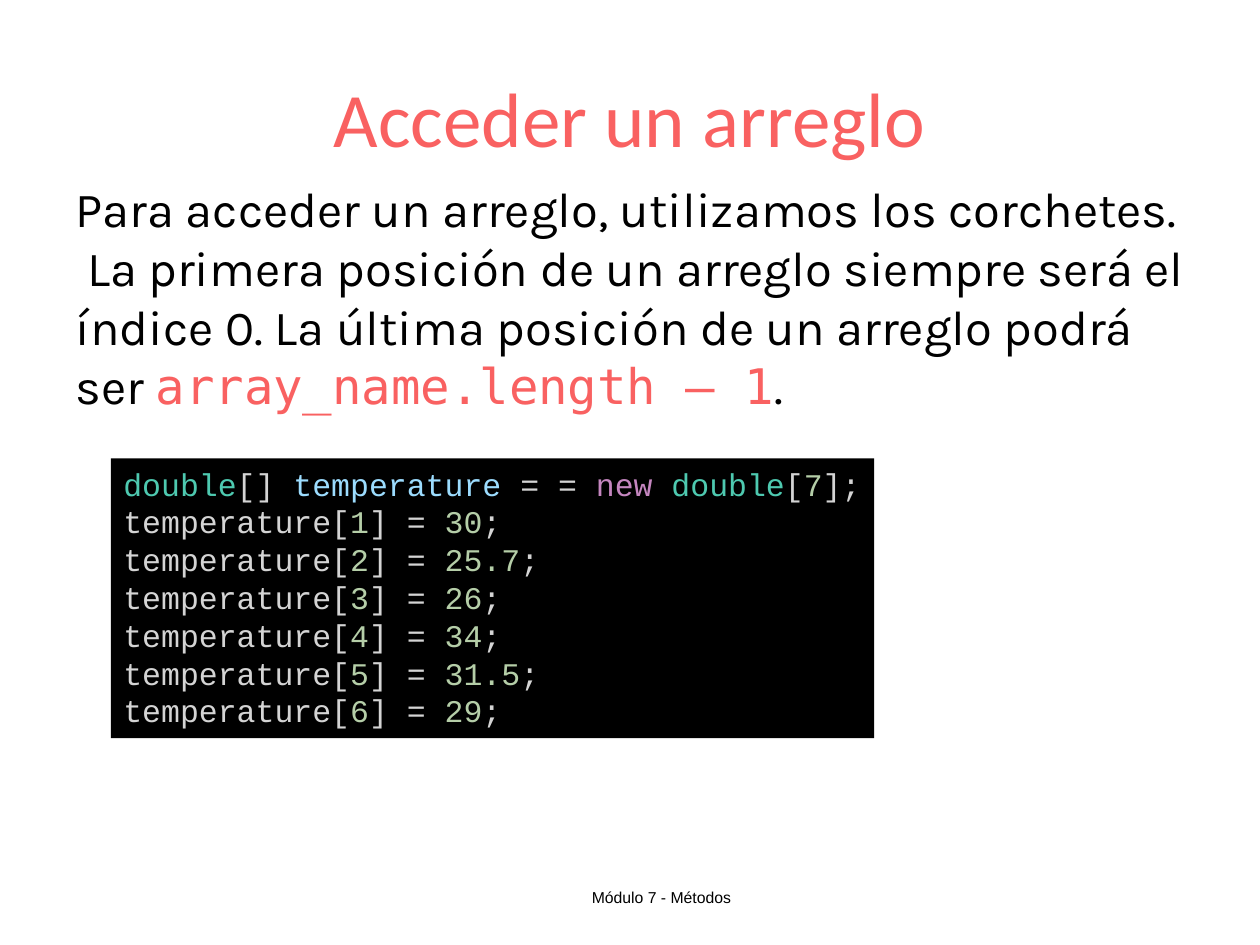
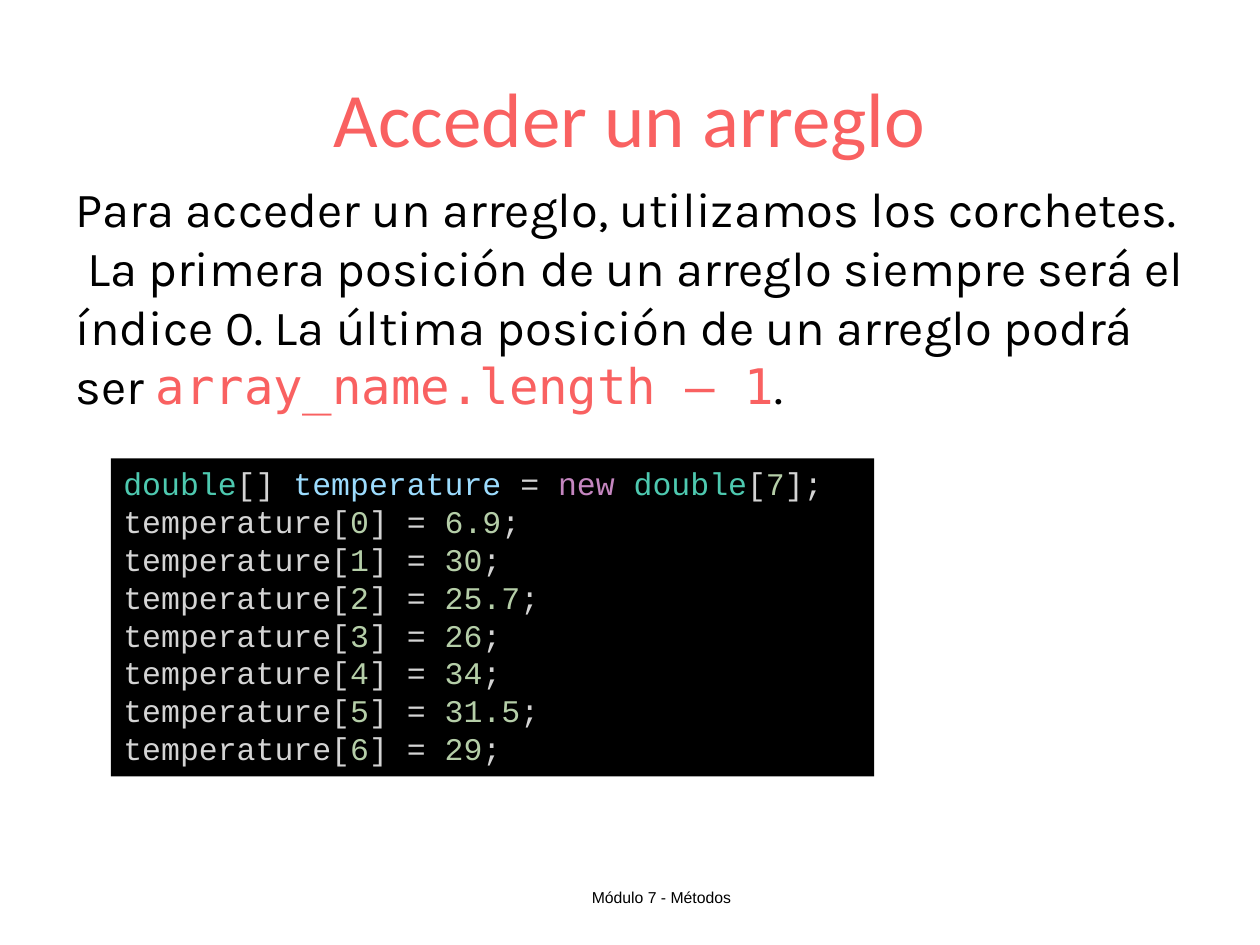
Before and after one commit to OMardil/INFO1_MOD8-Arreglos, a slide deck: slide 5 of 01 Presentacion/INFO1_MOD8-Arreglos.pptx. Drawn at 1260x945 pixels with LibreOffice and Linux fonts; fonts in the diff are those of the drawing. Boxes give left, top, right and bottom in pixels: in the first picture for what was removed or moved away, otherwise in the second. Text is boxed around its words. In the diff, an @@ line names an element or a change of style, - is before the commit and + after.

```diff
--- a/01 Presentacion/INFO1_MOD8-Arreglos.pptx
+++ b/01 Presentacion/INFO1_MOD8-Arreglos.pptx
@@ rectangle "double[] temperature = new double[7];": place and size @@
-rectangle "double[] temperature = new double[7];" at (111, 459, 874, 738)
+rectangle "double[] temperature = new double[7];" at (111, 459, 874, 776)
@@ text in rectangle at (123, 473, 823, 540): text changed; text colour #4EC9B0 to #D4D4D4 @@
-double[] temperature = = new double[7];
+double[] temperature = new double[7];
+temperature[0] = 6.9;
```
